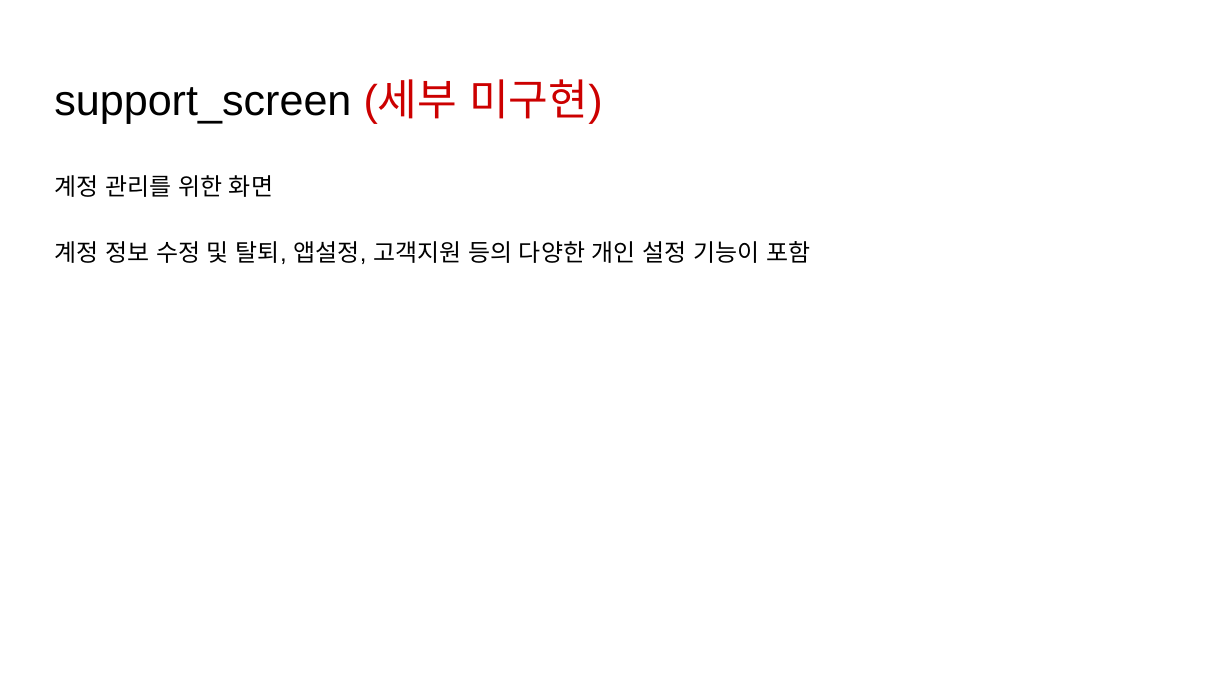
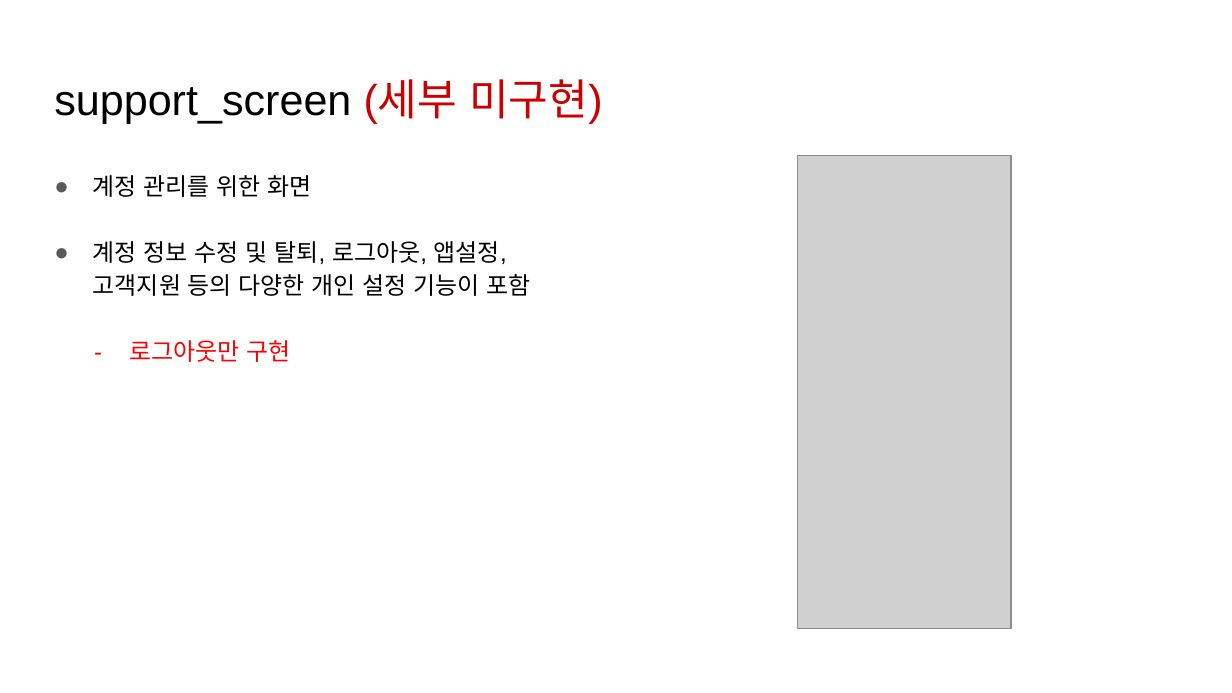
Before and after one commit to yurei55/TIL, a slide deck: slide 17 of K-TASTE/K-Taste.pptx (slide 15 before the commit). Drawn at 1232x693 pixels with LibreOffice and Linux fonts; fonts in the diff are those of the drawing; grey boxes stand for pictures. Boxes give left, top, right and bottom in pixels: in the first picture for what was removed or moved away, otherwise in the second. Text is boxed around its words. In the diff, an @@ line names an element or a change of style, - is before the commit and + after.

```diff
--- a/K-TASTE/K-Taste.pptx
+++ b/K-TASTE/K-Taste.pptx
@@ text at (93,175,311,197): bullet none to ● @@
@@ picture added at (797,155,1010,628) @@
@@ text at (93,241,530,362): text changed @@
-계정 정보 수정 및 탈퇴, 앱설정, 고객지원 등의 다양한 개인 설정 기능이 포함
+● 계정 정보 수정 및 탈퇴, 로그아웃, 앱설정, 고객지원 등의 다양한 개인 설정 기능이 포함
+- 로그아웃만 구현
```
Also in this commit, not shown: 10 other slides changed, 2 slides added.
